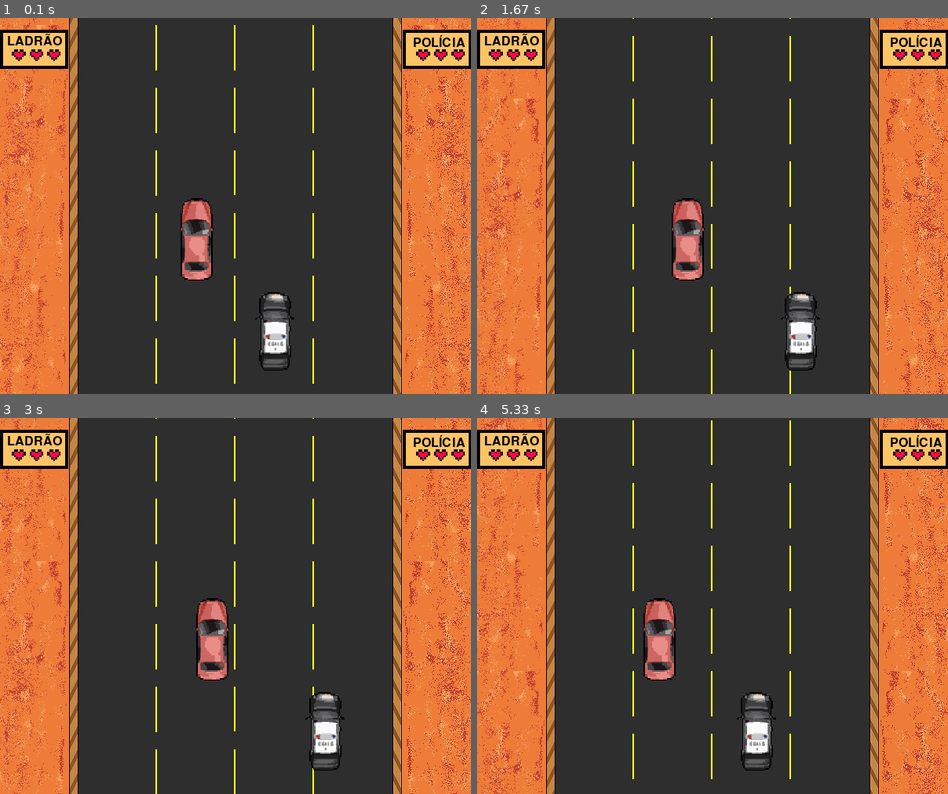
Above: before the commit, frames 1-4 (two rows, left to right).
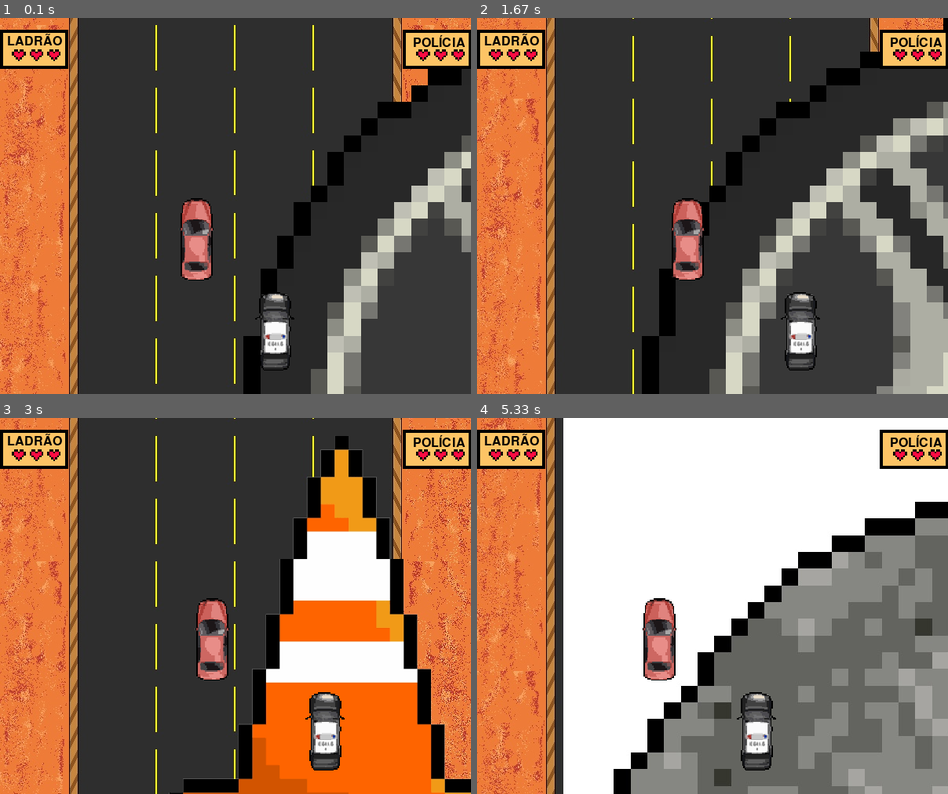
Above: after the commit, the same moments.

Repository: Fdemaiaar/PyGame_Desoft
Game: pygame game, started from main.py
Same seed, same stepped clock (60 frames per second), same inputs: the game is played once before the commit and once after it.
Inputs:
- Up to frame 1 (0.1 s): no input
- Up to frame 2 (1.67 s): hold Right 0.33-0.8 s; hold Right 0.83-1.3 s; hold D 0.83-1.3 s; hold Left from 1.33 s (still down); hold A from 1.33 s (still down)
- Up to frame 3 (3 s): release Left at 1.87 s; release A at 1.87 s; hold Left 1.9-2.3 s; hold A 1.9-2.3 s; hold Right 2.33-2.97 s; hold D 2.33-2.97 s
- Up to frame 4 (5.33 s): hold Left 3-3.47 s; hold A 3-3.47 s; hold Right 3.5-3.97 s; hold D 3.5-3.97 s; hold Right 4-4.47 s; hold D 4-4.47 s; hold Left 4.5-5.03 s; hold A 4.5-5.03 s; hold Left from 5.07 s (still down); hold A from 5.07 s (still down)

The runs differ from the first frame. In frame 1, 20% of the frame differs, in the area x 51-100%, y 13-100%; in frame 2, 24%; in frame 3, 26%; in frame 4, 77%, in the area x 18-100%, y 0-100%.

Commit message:
Obstaculos em classe

Diff:
--- a/main.py
+++ b/main.py
@@ -1,3 +1,4 @@
+# Importando Bibliotecas
 from importlib.machinery import EXTENSION_SUFFIXES
 import pygame
 import random
@@ -47,28 +48,26 @@
 vida3 = pygame.transform.scale(vida3, (62.5,15))
 corquad = (253,196,101) # Cor do Quadrado
 
-# Imagens Obstáculos
-cone = pygame.image.load('imagens/cone.png').convert_alpha()
-cone = pygame.transform.scale(cone, (70,70))
-pedra = pygame.image.load('imagens/pedra.jpg').convert_alpha()
-pedra = pygame.transform.scale(pedra, (70,70))
-roda = pygame.image.load('imagens/roda.PNG').convert_alpha()
-roda = pygame.transform.scale(roda, (70,70))
-obstaculos = ["cone","pedra","roda"] # lista para entrar na função
+#Obstáculos
+class Obstaculo:
+    def __init__(self, arquivo ,tamanhox, tamanhoy):
+        self.arquivo = arquivo
+        self.tamanhox = tamanhox
+        self.tamanhoy = tamanhoy
+        self.obs = pygame.image.load(self.arquivo).convert_alpha()
 
-# Função que seleciona o obstáculo aleatoriamente
-def aleatorio(lista):
-    selecionado = random.choice(lista)
-    eixo_x = np.arange(110,490,30)
-    obs_x = random.choice(eixo_x)
-    obs_y = 0
-    if selecionado == "cone":
-        return screen.blit(cone, (obs_x,obs_y))
-    elif selecionado == "pedra":
-        return  screen.blit(pedra, (obs_x,obs_y))
-    elif selecionado == "roda":
-        return  screen.blit(roda, (obs_x,obs_y))
-o = 0 # Teste
+    def carregar(self):
+        return pygame.transform.scale(self.obs,(self.tamanhox,self.tamanhoy))
+
+    def plot(self, x):
+        return screen.blit(self.obs,(x,0))
+
+cone = Obstaculo('imagens/cone.png', 10, 10)
+pedra = Obstaculo('imagens/pedra.jpg', 10, 10)
+roda = Obstaculo('imagens/roda.PNG', 10, 10)
+possivel_x = np.arange(110,411,100) # lista de possíveis posições x pro obstáculo
+obstaculos = [cone,pedra,roda] # lista para entrar na função
+
 
 # Texto
 font = pygame.font.SysFont(None, 24)
@@ -81,6 +80,7 @@
 batidas_pol = 0
 
 jogo = True # Variavel para o jogo ficar rodando
+obst = False # Variavel
 
 # loop do Jogo
 while jogo:
@@ -97,6 +97,16 @@
         screen.blit(bg,(0,rel_y))
     y += 1
 
+    # Obstáculos
+    if obst == False:
+        o = random.choice(obstaculos)
+        x = random.choice(possivel_x)
+        o.carregar()
+        obst == True
+
+    o.plot(x)
+
+
     # Imagens
     screen.blit(ladrao, (ladrao_x,ladrao_y)) # Ladrão
     screen.blit(policia, (policia_x,policia_y)) # Policia
@@ -105,9 +115,8 @@
     pygame.draw.rect(screen, (0,0,0), pygame.Rect(0,15,87,50),4) # Contorno Retângulo Vida ladrão
     pygame.draw.rect(screen, (0,0,0), pygame.Rect(513,15,88,50),4) # Contorno Retângulo Vida Policia
 
-    # Obstáculos
-    if o == 50: # Teste
-        aleatorio(obstaculos)
+    # Colisão
+
 
     # Vidas
     if batidas_lad == 0:
@@ -138,6 +147,5 @@
     screen.blit(ladraotxt, (9, 20))
     screen.blit(policiatxt, (526, 21))
 
-    o += 1 # Teste dos obstáculos
 
     pygame.display.update()
